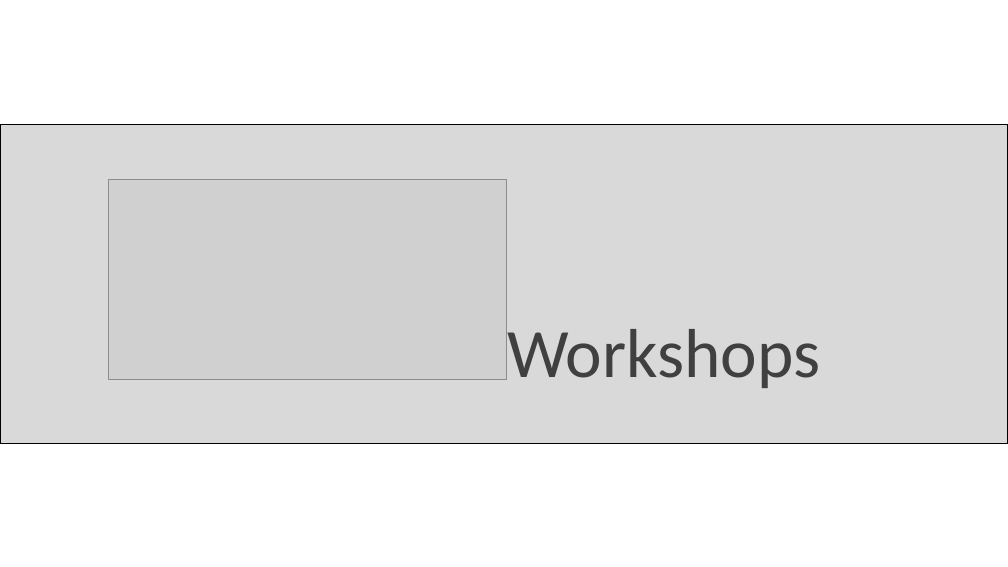
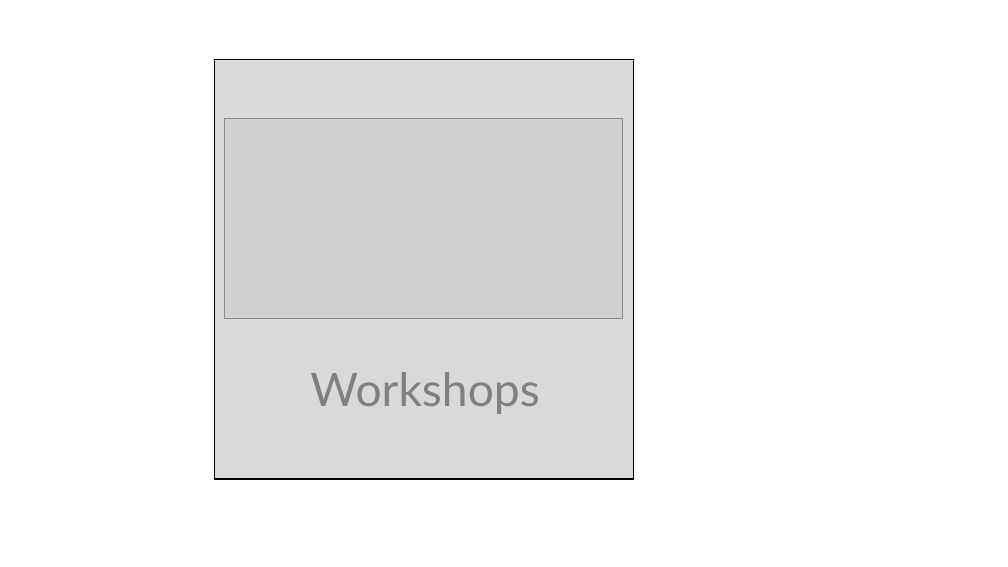
Before and after one commit to SarBearSchwartz/SarBearSchwartz.github.io, a slide deck: slide 1 of static/img/workshops/workshop_icons.pptx (slide 2 before the commit). Drawn at 1008x567 pixels with LibreOffice and Linux fonts; fonts in the diff are those of the drawing; grey boxes stand for pictures. Boxes give left, top, right and bottom in pixels: in the first picture for what was removed or moved away, otherwise in the second. Text is boxed around its words. In the diff, an @@ line names an element or a change of style, - is before the commit and + after.

```diff
--- a/static/img/workshops/workshop_icons.pptx
+++ b/static/img/workshops/workshop_icons.pptx
@@ rectangle: place and size @@
-rectangle at (0, 125, 1008, 443)
+rectangle at (214, 60, 634, 479)
@@ picture: place and size @@
-picture at (108, 179, 506, 380)
+picture at (225, 119, 622, 319)
@@ text "Workshops": place and size @@
-text "Workshops" at (507, 329, 820, 388)
+text "Workshops" at (310, 372, 540, 414)
@@ text "Workshops" at (310, 372, 540, 414): size 66 to 44 pt, font Calibri to Lato, text colour #404040 to #808080 @@
```
Also in this commit, not shown: 2 slides added, 2 slides removed, 10 other files.
